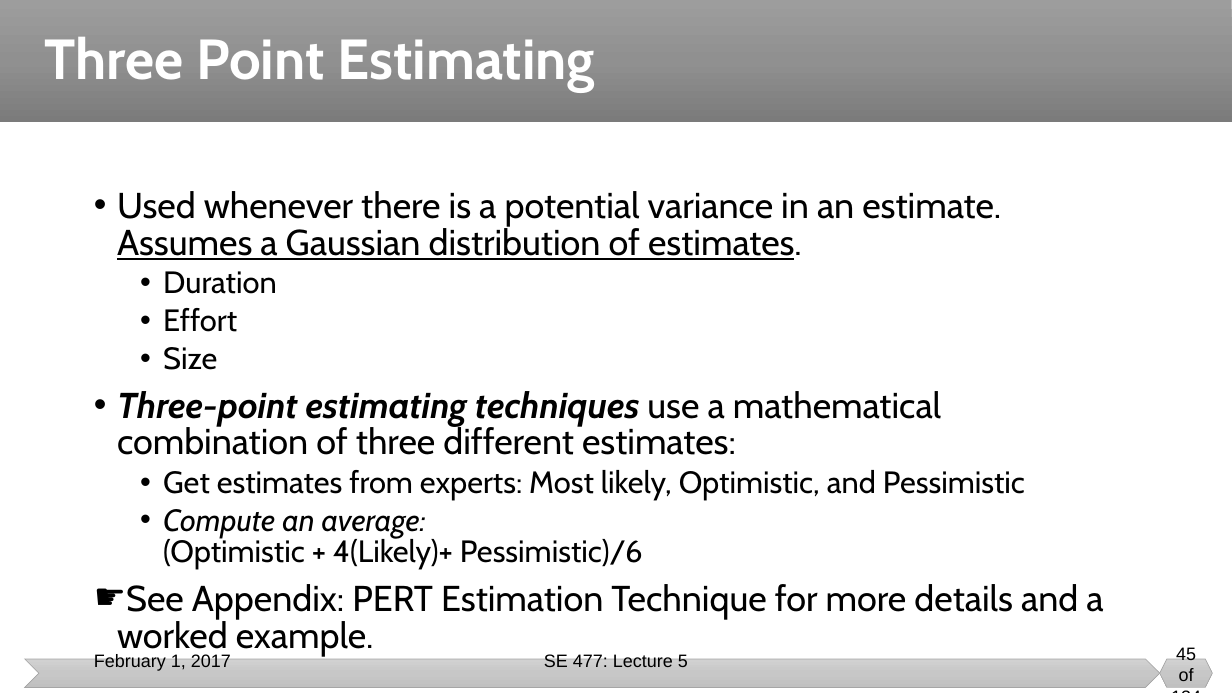
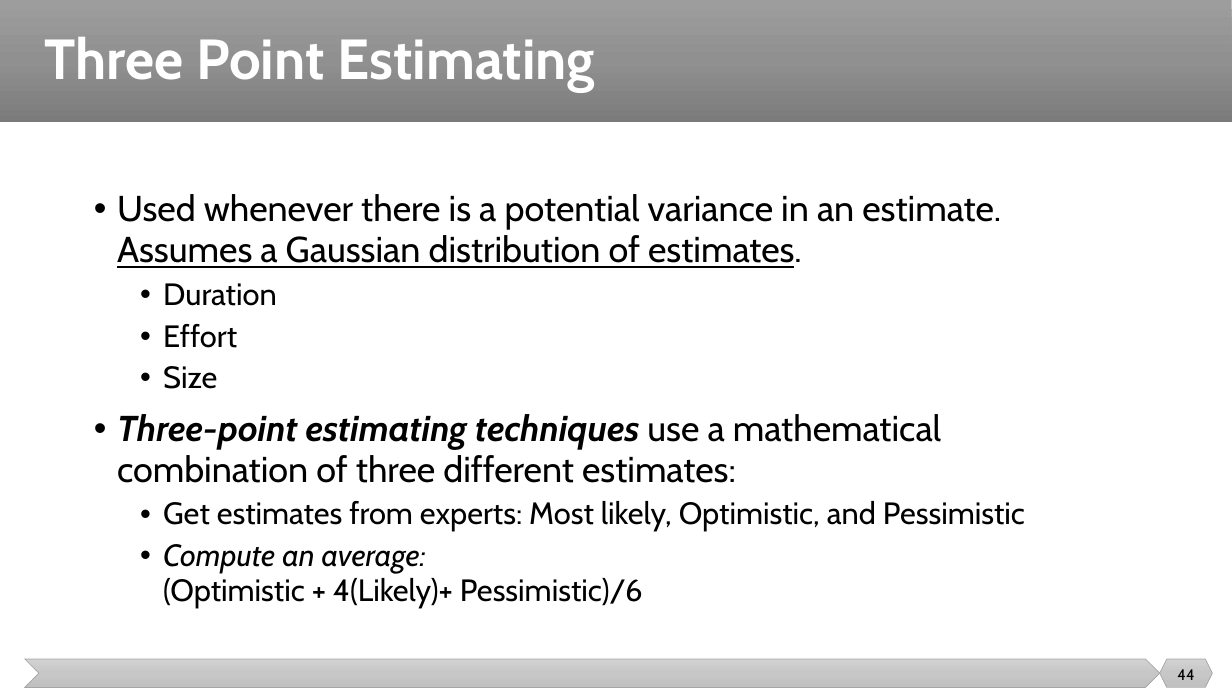
Before and after one commit to malenezi/malenezi, a slide deck: slide 44 of SE423/Lectures/6-Estimation/Estimation.pptx (slide 45 before the commit). Drawn at 1232x693 pixels with LibreOffice and Linux fonts; fonts in the diff are those of the drawing. Boxes give left, top, right and bottom in pixels: in the first picture for what was removed or moved away, otherwise in the second. Text is boxed around its words. In the diff, an @@ line names an element or a change of style, - is before the commit and + after.

```diff
--- a/SE423/Lectures/6-Estimation/Estimation.pptx
+++ b/SE423/Lectures/6-Estimation/Estimation.pptx
@@ text "Used whenever there is a ..." at (117, 194, 1025, 608): line spacing 0.85 to 0.95 @@
@@ text at (126, 584, 1103, 620): paragraph removed @@
-☛ See Appendix: PERT Estimation Technique for more details and a worked example.
@@ text removed at (94, 654, 231, 671) @@
-February 1, 2017
@@ text removed at (544, 654, 688, 667) @@
-SE 477: Lecture 5
@@ page number at (1177, 669, 1194, 680): text changed; size 14 to 12 pt; font Arial to Cabin @@
-45 of 134
+44
```
Also in this commit, not shown: 30 other slides changed, 2 slides added, 8 slides removed, 12 other files.
